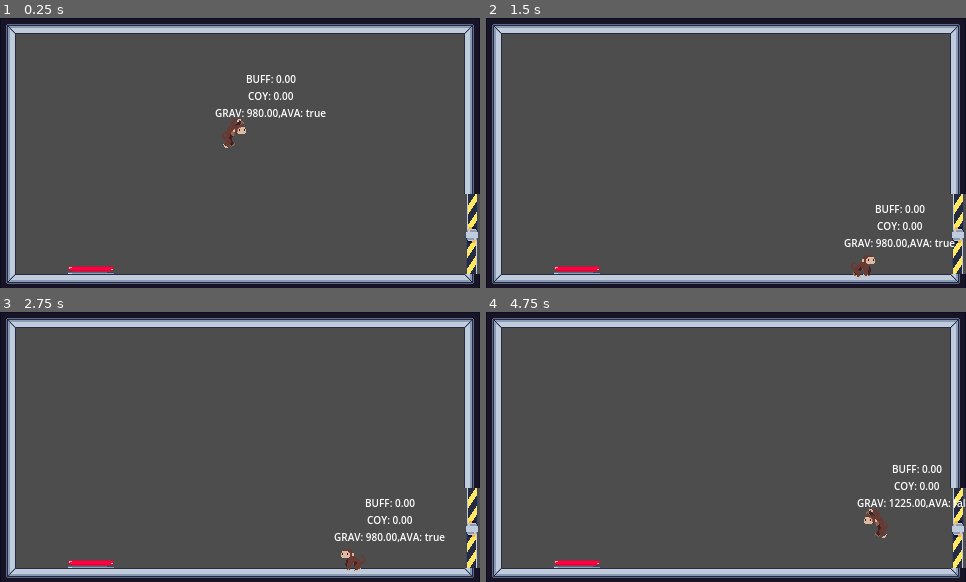
Above: before the commit, frames 1-4 (two rows, left to right).
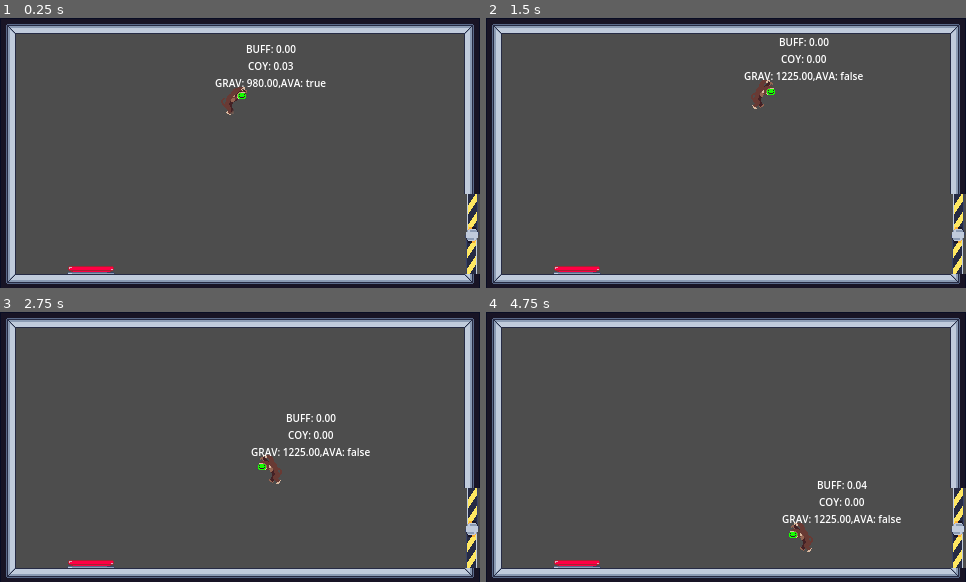
Above: after the commit, the same moments.

Repository: avaxar/phase-reveal
Game: Godot game, scene res://level/level.tscn
The game is run twice, just before and just after one commit, with the same random seed, the same clock (stepped at 60 frames per second) and the same inputs. This scene is started directly instead of the project's main scene.
Inputs (mouse positions are in pixels of both pictures, inside the frame that each line leads up to):
- Up to frame 1 (0.25 s): no input
- Up to frame 2 (1.5 s): tap Enter (ui_accept) at 0.5 s; move the mouse to (831, 139) at 0.52 s; hold D (right) from 0.53 s (still down); tap W (jump) at 0.77 s; move the mouse to (630, 166) at 1.27 s
- Up to frame 3 (2.75 s): tap W (jump) at 1.52 s; move the mouse to (288, 387) at 2.02 s; release D (right) at 2.03 s; hold A (left) from 2.03 s (still down)
- Up to frame 4 (4.75 s): move the mouse to (702, 501) at 2.77 s; release A (left) at 2.78 s; hold D (right) 2.78-4.28 s; tap W (jump) at 3.02, 3.77, 4.52 s; move the mouse to (870, 487) at 3.52 s; move the mouse to (582, 406) at 4.27 s; hold A (left) from 4.28 s (still down)

The runs differ from the first frame. In frame 1, 1.8% of the frame differs, in the area x 44-68%, y 10-49%; in frame 2, 1.8%, in the area x 53-98%, y 7-97%; in frame 3, 1.8%; in frame 4, 1.8%.

Commit message:
Fixed Player

Diff:
--- a/entities/player/player.gd
+++ b/entities/player/player.gd
@@ -30,6 +30,7 @@
 var was_on_floor: bool = false
 
 func _ready() -> void:
+	Engine.time_scale = 0.3
 	buffer_timer.wait_time = jump_buffer_time
 	coyote_timer.wait_time = coyote_time
 	current_gravity = default_gravity
@@ -119,3 +120,9 @@
 
 func _on_buffer_timer_timeout() -> void:
 	jump_buffer = false
+
+func _on_hitbox_body_entered(body: Node2D) -> void:
+	die()
+
+func die() -> void:
+	print("die")
--- a/entities/player/player.tscn
+++ b/entities/player/player.tscn
@@ -1,91 +1,193 @@
 [gd_scene format=3 uid="uid://b7sawdtg0b2mv"]
 
-[ext_resource type="Script" path="res://entities/player/player.gd" id="1_bls4j"]
+[ext_resource type="Script" uid="uid://co1bw1xg4mtr8" path="res://entities/player/player.gd" id="1_bls4j"]
 [ext_resource type="Texture2D" uid="uid://bkof7m1cajpd" path="res://entities/player/monkey_idle_sheet.png" id="1_symyc"]
+[ext_resource type="Texture2D" uid="uid://ccum6pt4d4bmx" path="res://entities/player/monkey_dead_sheet.png" id="2_fkugw"]
 [ext_resource type="Texture2D" uid="uid://1iq7inc840m4" path="res://entities/player/monkey_jump_sheet.png" id="2_sglur"]
 [ext_resource type="Texture2D" uid="uid://bcjbgihg41kef" path="res://entities/player/monkey_run_sheet.png" id="3_bls4j"]
+[ext_resource type="Texture2D" uid="uid://caf1cx8yvyd5k" path="res://entities/player/monkey_hold_idle_sheet.png" id="3_qiwj3"]
+[ext_resource type="Texture2D" uid="uid://bel6hxpi08vts" path="res://entities/player/monkey_hold_run_sheet.png" id="4_26q78"]
 
 [sub_resource type="CapsuleShape2D" id="CapsuleShape2D_abrql"]
 radius = 7.0
 height = 16.0
 
-[sub_resource type="AtlasTexture" id="AtlasTexture_sglur"]
-atlas = ExtResource("1_symyc")
-region = Rect2(0, 0, 30, 30)
-
-[sub_resource type="AtlasTexture" id="AtlasTexture_bls4j"]
-atlas = ExtResource("1_symyc")
-region = Rect2(30, 0, 30, 30)
-
-[sub_resource type="AtlasTexture" id="AtlasTexture_fkugw"]
-atlas = ExtResource("1_symyc")
-region = Rect2(60, 0, 30, 30)
-
-[sub_resource type="AtlasTexture" id="AtlasTexture_8fjmc"]
-atlas = ExtResource("1_symyc")
-region = Rect2(90, 0, 30, 30)
-
-[sub_resource type="AtlasTexture" id="AtlasTexture_qiwj3"]
-atlas = ExtResource("1_symyc")
-region = Rect2(120, 0, 30, 30)
-
-[sub_resource type="AtlasTexture" id="AtlasTexture_26q78"]
-atlas = ExtResource("2_sglur")
-region = Rect2(120, 0, 30, 30)
+[sub_resource type="AtlasTexture" id="AtlasTexture_bectd"]
+atlas = ExtResource("2_fkugw")
+region = Rect2(0, 0, 30, 45)
 
 [sub_resource type="AtlasTexture" id="AtlasTexture_wvtmh"]
-atlas = ExtResource("2_sglur")
-region = Rect2(180, 0, 30, 30)
+atlas = ExtResource("2_fkugw")
+region = Rect2(90, 0, 30, 45)
 
 [sub_resource type="AtlasTexture" id="AtlasTexture_7thud"]
-atlas = ExtResource("2_sglur")
-region = Rect2(210, 0, 30, 30)
+atlas = ExtResource("3_qiwj3")
+region = Rect2(0, 0, 40, 45)
+
+[sub_resource type="AtlasTexture" id="AtlasTexture_a1qjk"]
+atlas = ExtResource("3_qiwj3")
+region = Rect2(40, 0, 40, 45)
+
+[sub_resource type="AtlasTexture" id="AtlasTexture_j3ovn"]
+atlas = ExtResource("3_qiwj3")
+region = Rect2(80, 0, 40, 45)
 
 [sub_resource type="AtlasTexture" id="AtlasTexture_afbqv"]
-atlas = ExtResource("2_sglur")
-region = Rect2(360, 0, 30, 30)
+atlas = ExtResource("3_qiwj3")
+region = Rect2(120, 0, 40, 45)
 
 [sub_resource type="AtlasTexture" id="AtlasTexture_gx6sm"]
-atlas = ExtResource("2_sglur")
-region = Rect2(390, 0, 30, 30)
+atlas = ExtResource("3_qiwj3")
+region = Rect2(160, 0, 40, 45)
 
 [sub_resource type="AtlasTexture" id="AtlasTexture_yqrof"]
-atlas = ExtResource("3_bls4j")
-region = Rect2(0, 0, 30, 30)
+atlas = ExtResource("4_26q78")
+region = Rect2(0, 0, 40, 45)
 
 [sub_resource type="AtlasTexture" id="AtlasTexture_3wlsy"]
-atlas = ExtResource("3_bls4j")
-region = Rect2(30, 0, 30, 30)
+atlas = ExtResource("4_26q78")
+region = Rect2(40, 0, 40, 45)
 
 [sub_resource type="AtlasTexture" id="AtlasTexture_b2kln"]
-atlas = ExtResource("3_bls4j")
-region = Rect2(60, 0, 30, 30)
+atlas = ExtResource("4_26q78")
+region = Rect2(80, 0, 40, 45)
 
 [sub_resource type="AtlasTexture" id="AtlasTexture_we0b7"]
-atlas = ExtResource("3_bls4j")
-region = Rect2(90, 0, 30, 30)
+atlas = ExtResource("4_26q78")
+region = Rect2(120, 0, 40, 45)
 
 [sub_resource type="AtlasTexture" id="AtlasTexture_mtric"]
-atlas = ExtResource("3_bls4j")
-region = Rect2(120, 0, 30, 30)
+atlas = ExtResource("4_26q78")
+region = Rect2(160, 0, 40, 45)
+
+[sub_resource type="AtlasTexture" id="AtlasTexture_eyb6c"]
+atlas = ExtResource("1_symyc")
+region = Rect2(0, 0, 30, 45)
+
+[sub_resource type="AtlasTexture" id="AtlasTexture_221hk"]
+atlas = ExtResource("1_symyc")
+region = Rect2(30, 0, 30, 45)
+
+[sub_resource type="AtlasTexture" id="AtlasTexture_ghoj8"]
+atlas = ExtResource("1_symyc")
+region = Rect2(60, 0, 30, 45)
+
+[sub_resource type="AtlasTexture" id="AtlasTexture_t1t22"]
+atlas = ExtResource("1_symyc")
+region = Rect2(90, 0, 30, 45)
+
+[sub_resource type="AtlasTexture" id="AtlasTexture_50fht"]
+atlas = ExtResource("1_symyc")
+region = Rect2(120, 0, 30, 45)
+
+[sub_resource type="AtlasTexture" id="AtlasTexture_qpopc"]
+atlas = ExtResource("2_sglur")
+region = Rect2(180, 0, 30, 45)
+
+[sub_resource type="AtlasTexture" id="AtlasTexture_wq0jh"]
+atlas = ExtResource("2_sglur")
+region = Rect2(210, 0, 30, 45)
+
+[sub_resource type="AtlasTexture" id="AtlasTexture_gt4e4"]
+atlas = ExtResource("2_sglur")
+region = Rect2(330, 0, 30, 45)
+
+[sub_resource type="AtlasTexture" id="AtlasTexture_24ehl"]
+atlas = ExtResource("2_sglur")
+region = Rect2(360, 0, 30, 45)
+
+[sub_resource type="AtlasTexture" id="AtlasTexture_bwdx1"]
+atlas = ExtResource("2_sglur")
+region = Rect2(390, 0, 30, 45)
+
+[sub_resource type="AtlasTexture" id="AtlasTexture_vewsg"]
+atlas = ExtResource("3_bls4j")
+region = Rect2(0, 0, 30, 45)
+
+[sub_resource type="AtlasTexture" id="AtlasTexture_2soq1"]
+atlas = ExtResource("3_bls4j")
+region = Rect2(30, 0, 30, 45)
+
+[sub_resource type="AtlasTexture" id="AtlasTexture_8q4fm"]
+atlas = ExtResource("3_bls4j")
+region = Rect2(60, 0, 30, 45)
+
+[sub_resource type="AtlasTexture" id="AtlasTexture_np63p"]
+atlas = ExtResource("3_bls4j")
+region = Rect2(90, 0, 30, 45)
+
+[sub_resource type="AtlasTexture" id="AtlasTexture_0eo6o"]
+atlas = ExtResource("3_bls4j")
+region = Rect2(120, 0, 30, 45)
 
 [sub_resource type="SpriteFrames" id="SpriteFrames_26q78"]
 animations = [{
 "frames": [{
 "duration": 1.0,
-"texture": SubResource("AtlasTexture_sglur")
-}, {
-"duration": 1.0,
-"texture": SubResource("AtlasTexture_bls4j")
-}, {
-"duration": 1.0,
-"texture": SubResource("AtlasTexture_fkugw")
-}, {
-"duration": 1.0,
-"texture": SubResource("AtlasTexture_8fjmc")
-}, {
-"duration": 1.0,
-"texture": SubResource("AtlasTexture_qiwj3")
+"texture": SubResource("AtlasTexture_bectd")
+}, {
+"duration": 1.0,
+"texture": SubResource("AtlasTexture_wvtmh")
+}],
+"loop": true,
+"name": &"dead",
+"speed": 5.0
+}, {
+"frames": [{
+"duration": 1.0,
+"texture": SubResource("AtlasTexture_7thud")
+}, {
+"duration": 1.0,
+"texture": SubResource("AtlasTexture_a1qjk")
+}, {
+"duration": 1.0,
+"texture": SubResource("AtlasTexture_j3ovn")
+}, {
+"duration": 1.0,
+"texture": SubResource("AtlasTexture_afbqv")
+}, {
+"duration": 1.0,
+"texture": SubResource("AtlasTexture_gx6sm")
+}],
+"loop": true,
+"name": &"hold_idle",
+"speed": 5.0
+}, {
+"frames": [{
+"duration": 1.0,
+"texture": SubResource("AtlasTexture_yqrof")
+}, {
+"duration": 1.0,
+"texture": SubResource("AtlasTexture_3wlsy")
+}, {
+"duration": 1.0,
+"texture": SubResource("AtlasTexture_b2kln")
+}, {
+"duration": 1.0,
+"texture": SubResource("AtlasTexture_we0b7")
+}, {
+"duration": 1.0,
+"texture": SubResource("AtlasTexture_mtric")
+}],
+"loop": true,
+"name": &"hold_walk",
+"speed": 5.0
+}, {
+"frames": [{
+"duration": 1.0,
+"texture": SubResource("AtlasTexture_eyb6c")
+}, {
+"duration": 1.0,
+"texture": SubResource("AtlasTexture_221hk")
+}, {
+"duration": 1.0,
+"texture": SubResource("AtlasTexture_ghoj8")
+}, {
+"duration": 1.0,
+"texture": SubResource("AtlasTexture_t1t22")
+}, {
+"duration": 1.0,
+"texture": SubResource("AtlasTexture_50fht")
 }],
 "loop": true,
 "name": &"idle",
@@ -93,13 +195,10 @@
 }, {
 "frames": [{
 "duration": 1.0,
-"texture": SubResource("AtlasTexture_26q78")
-}, {
-"duration": 1.0,
-"texture": SubResource("AtlasTexture_wvtmh")
-}, {
-"duration": 1.0,
-"texture": SubResource("AtlasTexture_7thud")
+"texture": SubResource("AtlasTexture_qpopc")
+}, {
+"duration": 1.0,
+"texture": SubResource("AtlasTexture_wq0jh")
 }],
 "loop": false,
 "name": &"jump",
@@ -107,13 +206,13 @@
 }, {
 "frames": [{
 "duration": 1.0,
-"texture": SubResource("AtlasTexture_afbqv")
-}, {
-"duration": 1.0,
-"texture": SubResource("AtlasTexture_afbqv")
-}, {
-"duration": 1.0,
-"texture": SubResource("AtlasTexture_gx6sm")
+"texture": SubResource("AtlasTexture_gt4e4")
+}, {
+"duration": 1.0,
+"texture": SubResource("AtlasTexture_24ehl")
+}, {
+"duration": 1.0,
+"texture": SubResource("AtlasTexture_bwdx1")
 }],
 "loop": false,
 "name": &"land",
@@ -121,25 +220,29 @@
 }, {
 "frames": [{
 "duration": 1.0,
-"texture": SubResource("AtlasTexture_yqrof")
-}, {
-"duration": 1.0,
-"texture": SubResource("AtlasTexture_3wlsy")
-}, {
-"duration": 1.0,
-"texture": SubResource("AtlasTexture_b2kln")
-}, {
-"duration": 1.0,
-"texture": SubResource("AtlasTexture_we0b7")
-}, {
-"duration": 1.0,
-"texture": SubResource("AtlasTexture_mtric")
+"texture": SubResource("AtlasTexture_vewsg")
+}, {
+"duration": 1.0,
+"texture": SubResource("AtlasTexture_2soq1")
+}, {
+"duration": 1.0,
+"texture": SubResource("AtlasTexture_8q4fm")
+}, {
+"duration": 1.0,
+"texture": SubResource("AtlasTexture_np63p")
+}, {
+"duration": 1.0,
+"texture": SubResource("AtlasTexture_0eo6o")
 }],
 "loop": true,
 "name": &"walk",
 "speed": 8.0
 }]
 
+[sub_resource type="CapsuleShape2D" id="CapsuleShape2D_qiwj3"]
+radius = 8.0
+height = 18.0
+
 [sub_resource type="LabelSettings" id="LabelSettings_bls4j"]
 font_size = 10
 
@@ -148,13 +251,23 @@
 script = ExtResource("1_bls4j")
 
 [node name="CollisionShape2D" type="CollisionShape2D" parent="." unique_id=392856416]
+position = Vector2(0, -1)
 rotation = 1.5707964
 shape = SubResource("CapsuleShape2D_abrql")
 
 [node name="AnimatedSprite2D" type="AnimatedSprite2D" parent="." unique_id=1549436077]
-position = Vector2(0, -3)
+position = Vector2(0, -13)
 sprite_frames = SubResource("SpriteFrames_26q78")
-animation = &"walk"
+animation = &"dead"
+
+[node name="Hitbox" type="Area2D" parent="." unique_id=1603256221]
+collision_layer = 0
+collision_mask = 2
+
+[node name="CollisionShape2D" type="CollisionShape2D" parent="Hitbox" unique_id=179329419]
+position = Vector2(0, -1)
+rotation = 1.5707964
+shape = SubResource("CapsuleShape2D_qiwj3")
 
 [node name="BufferTimer" type="Timer" parent="." unique_id=1620944673]
 one_shot = true
@@ -170,3 +283,5 @@
 text = "s"
 label_settings = SubResource("LabelSettings_bls4j")
 horizontal_alignment = 1
+
+[connection signal="body_entered" from="Hitbox" to="." method="_on_hitbox_body_entered"]
Binary file added: entities/player/monkey_dead_sheet.png
Not shown, added: entities/player/monkey_dead_sheet.png.import
Binary file added: entities/player/monkey_hold_idle_sheet.png
Not shown, added: entities/player/monkey_hold_idle_sheet.png.import
Binary file added: entities/player/monkey_hold_run_sheet.png
Not shown, added: entities/player/monkey_hold_run_sheet.png.import
Binary file changed: entities/player/monkey_idle_sheet.png
Binary file changed: entities/player/monkey_jump_sheet.png
Binary file added: entities/player/monkey_mask_sheet.png
Not shown, added: entities/player/monkey_mask_sheet.png.import
Binary file changed: entities/player/monkey_run_sheet.png
